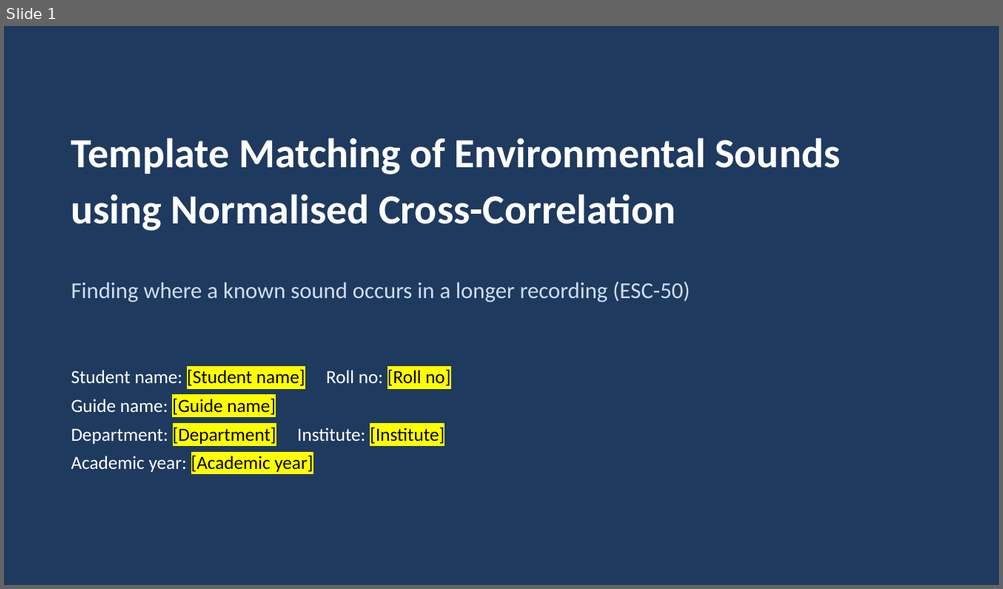
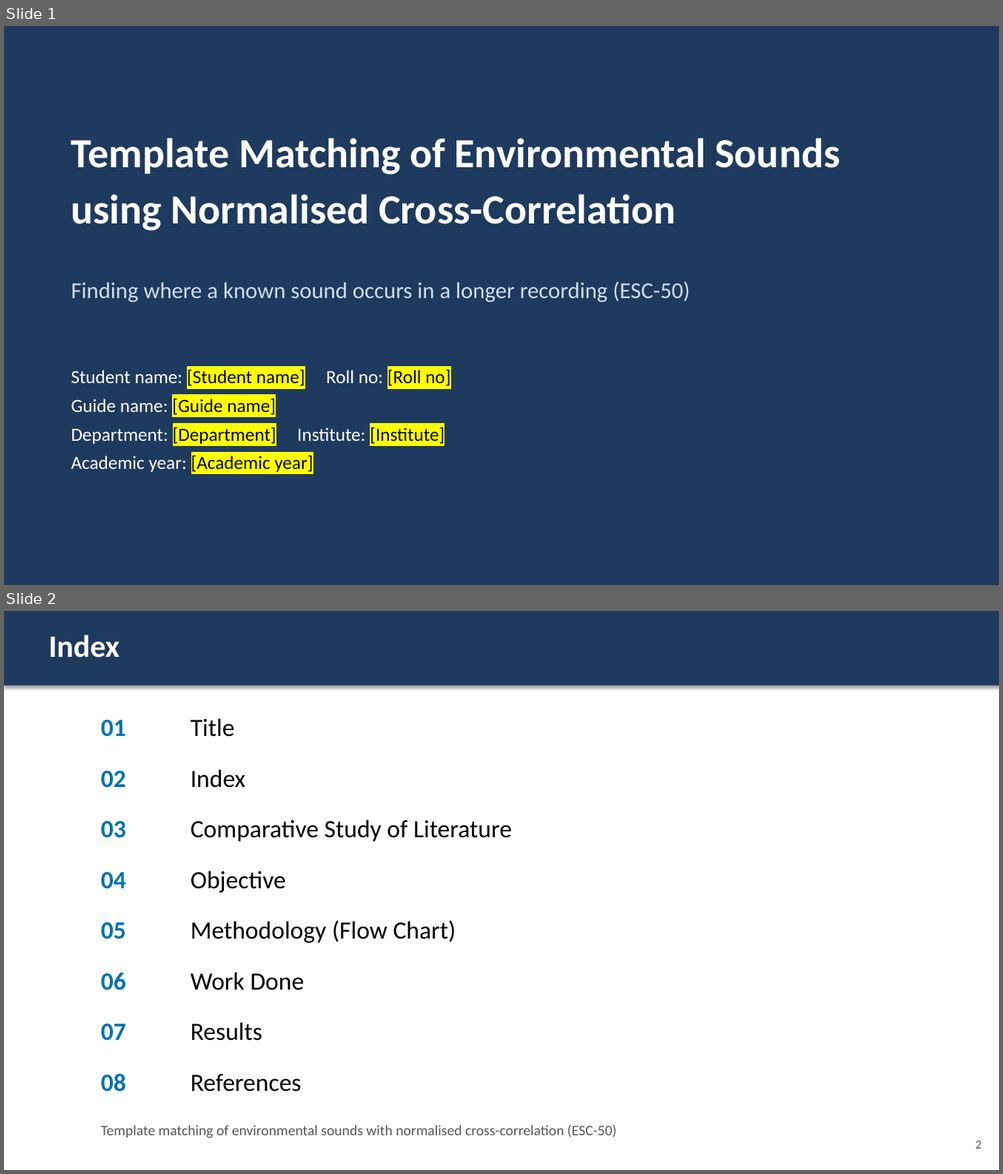
Before and after one commit to Zion-Naranje/matched-filter-pulse-detector, a slide deck: esc50_matching/docs/presentation.pptx. Shown one above the other, each under a label of ours: slide 1 before the commit, slides 1 and 2 after it. The pictures are 1003x589 and 1003x1174 pixels, drawn with LibreOffice and Linux fonts; fonts in the diff are those of the drawing. Boxes give left, top, right and bottom in pixels: in the first picture for what was removed or moved away, otherwise in the second. Text is boxed around its words. In the diff, an @@ line names an element or a change of style, - is before the commit and + after.

```diff
--- a/esc50_matching/docs/presentation.pptx
+++ b/esc50_matching/docs/presentation.pptx
@@ slide 2 added at [4,611,999,1170], background #FFFFFF @@
@@ rectangle added at [4,611,999,686], fill #1F3A5F @@
@@ text added at [48,635,119,658], 30 pt, text #FFFFFF, bold @@
+Index
@@ text added at [101,720,126,737], 24 pt, text #0072B2, bold @@
+01
@@ text added at [190,718,235,737], 24 pt, text #000000 @@
+Title
@@ text added at [101,771,126,788], 24 pt, text #0072B2, bold @@
+02
@@ text added at [190,769,245,788], 24 pt, text #000000 @@
+Index
@@ text added at [101,821,126,838], 24 pt, text #0072B2, bold @@
+03
@@ text added at [190,820,512,842], 24 pt, text #000000 @@
+Comparative Study of Literature
@@ text added at [101,872,126,889], 24 pt, text #0072B2, bold @@
+04
@@ text added at [190,871,286,893], 24 pt, text #000000 @@
+Objective
@@ text added at [190,920,456,943], 24 pt, text #000000 @@
+Methodology (Flow Chart)
@@ text added at [101,923,126,940], 24 pt, text #0072B2, bold @@
+05
@@ text added at [101,973,126,991], 24 pt, text #0072B2, bold @@
+06
@@ text added at [190,972,304,991], 24 pt, text #000000 @@
+Work Done
@@ text added at [101,1024,126,1041], 24 pt, text #0072B2, bold @@
+07
@@ text added at [190,1022,262,1041], 24 pt, text #000000 @@
+Results
@@ text added at [101,1073,126,1092], 24 pt, text #0072B2, bold @@
+08
@@ text added at [190,1074,301,1092], 24 pt, text #000000 @@
+References
@@ text added at [101,1125,617,1139], 14 pt, text #555555 @@
+Template matching of environmental sounds with normalised cross-correlation (ESC-50)
@@ text added at [975,1141,981,1149], 12 pt, text #555555 @@
+2
```
Also in this commit, not shown: 6 slides changed, 1 slide removed, 4 other files.
